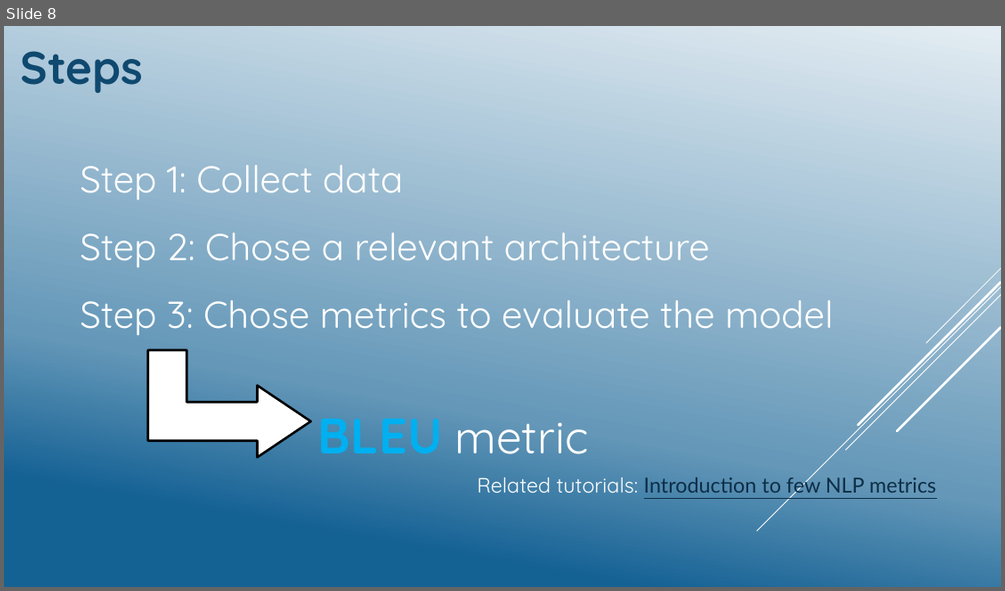
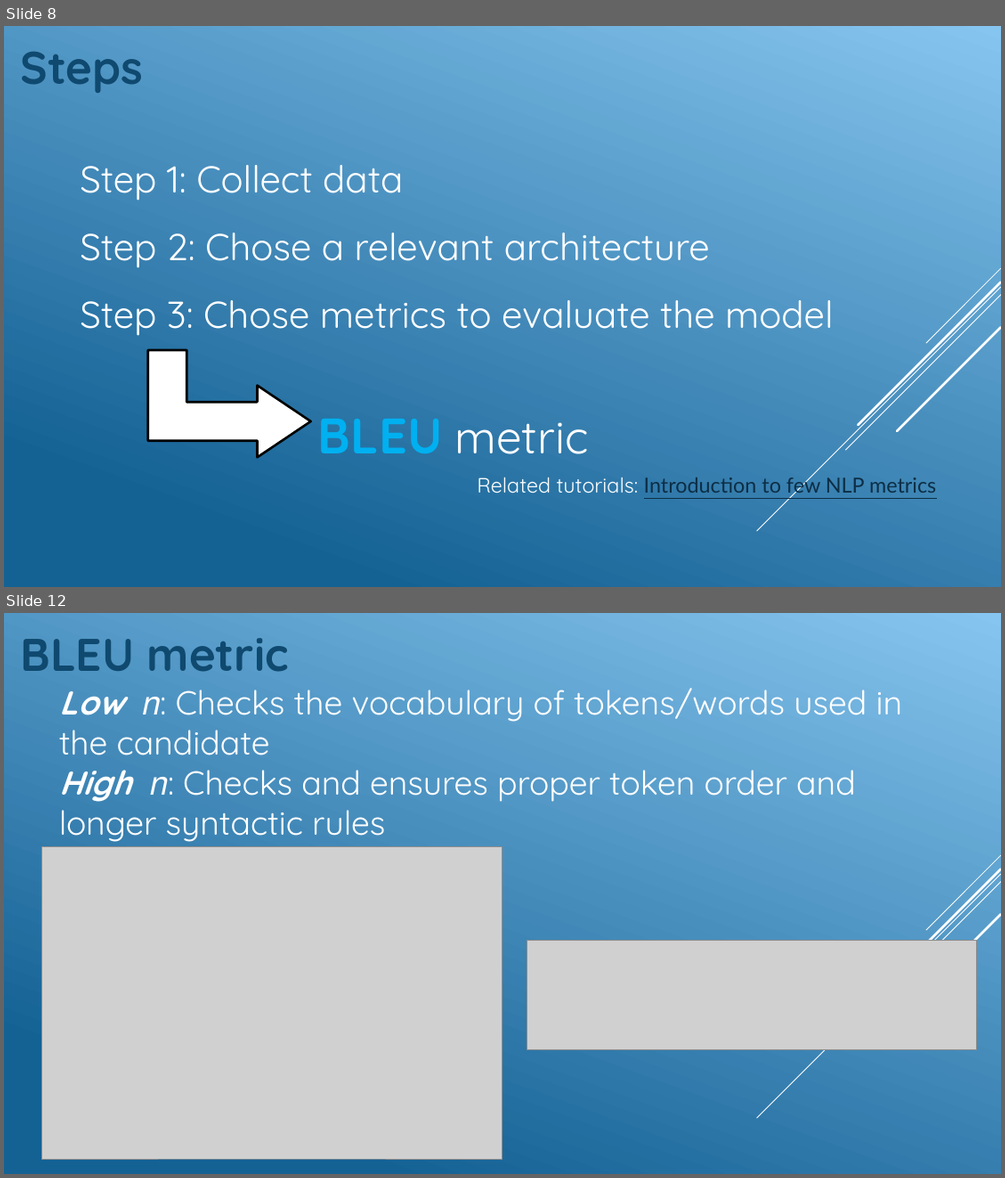
Before and after one commit to GeckSpy/IPdf2Latex, a slide deck: Presentation/Final presentation.pptx. Shown one above the other, each under a label of ours: slide 8 before the commit, slides 8 and 12 after it; the slides between them are not shown. The pictures are 1005x591 and 1005x1178 pixels, drawn with LibreOffice and Linux fonts; fonts in the diff are those of the drawing; grey boxes stand for pictures. Boxes give left, top, right and bottom in pixels: in the first picture for what was removed or moved away, otherwise in the second. Text is boxed around its words. In the diff, an @@ line names an element or a change of style, - is before the commit and + after.

```diff
--- a/Presentation/Final presentation.pptx
+++ b/Presentation/Final presentation.pptx
@@ slide 12 added at [4,613,1001,1174], background gradient #86C5EF to #146194; not listed: 5 template elements that a slide beside it also shows @@
@@ text added at [20,638,289,672], 44 pt, text #0F496F, bold @@
+BLEU metric
@@ text added at [59,688,903,842], 32 pt, text #FFFFFF @@
+Low 𝑛: Checks the vocabulary of tokens/words used in the candidate
+High 𝑛: Checks and ensures proper token order and longer syntactic rules
@@ picture added at [41,847,502,1159] @@
@@ picture added at [527,940,976,1050] @@
@@ slide 8 changed as well @@
@@ background gradient #E4EDF3 to #6497B8 to #146194 to gradient #86C5EF to #146194 @@
```
Also in this commit, not shown: 16 other slides changed, 3 other slides added, 1 slide removed.
